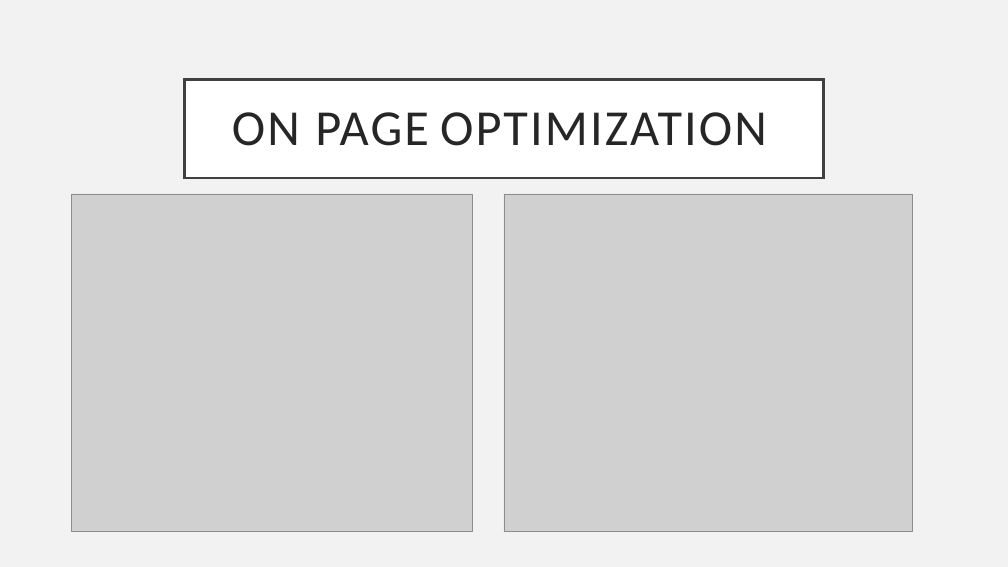
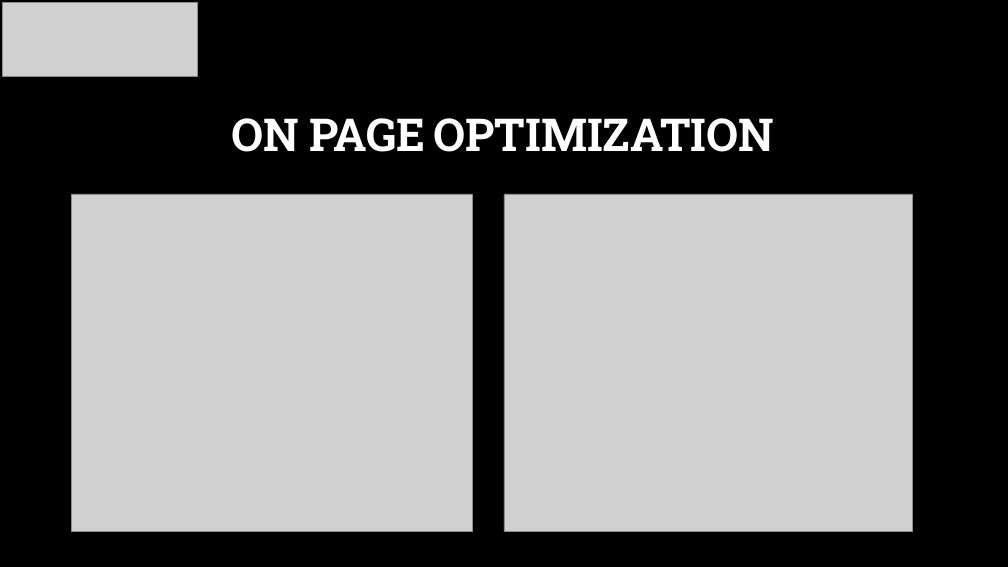
Before and after one commit to Sharfrajhyderbasha/digital-marketing-phase-2--britannia, a slide deck: slide 12 of BRITANNIA_PPT[2] susa sharfraj 1.pptx. Drawn at 1008x567 pixels with LibreOffice and Linux fonts; fonts in the diff are those of the drawing; grey boxes stand for pictures; background and template pictures are left out. Boxes give left, top, right and bottom in pixels: in the first picture for what was removed or moved away, otherwise in the second. Text is boxed around its words. In the diff, an @@ line names an element or a change of style, - is before the commit and + after.

```diff
--- a/BRITANNIA_PPT[2] susa sharfraj 1.pptx
+++ b/BRITANNIA_PPT[2] susa sharfraj 1.pptx
@@ background #F2F2F2 to picture (left out) @@
@@ picture added at <box>2,2,197,76</box> @@
@@ title "ON PAGE OPTIMIZATION": place and size @@
-title "ON PAGE OPTIMIZATION" at <box>185,79,823,178</box>
+title "ON PAGE OPTIMIZATION" at <box>231,118,774,152</box>
@@ title "ON PAGE OPTIMIZATION" at <box>231,118,774,152</box>: size 48 to 43.2 pt, font Calibri to Roboto Slab, text colour #262626 to #FFFFFF, letter spacing 2 to 0 pt, bold on; fill #FFFFFF to none; outline #404040 2.5 pt to none @@
```
Also in this commit, not shown: 14 other slides changed, 2 slides added, 1 slide removed.
